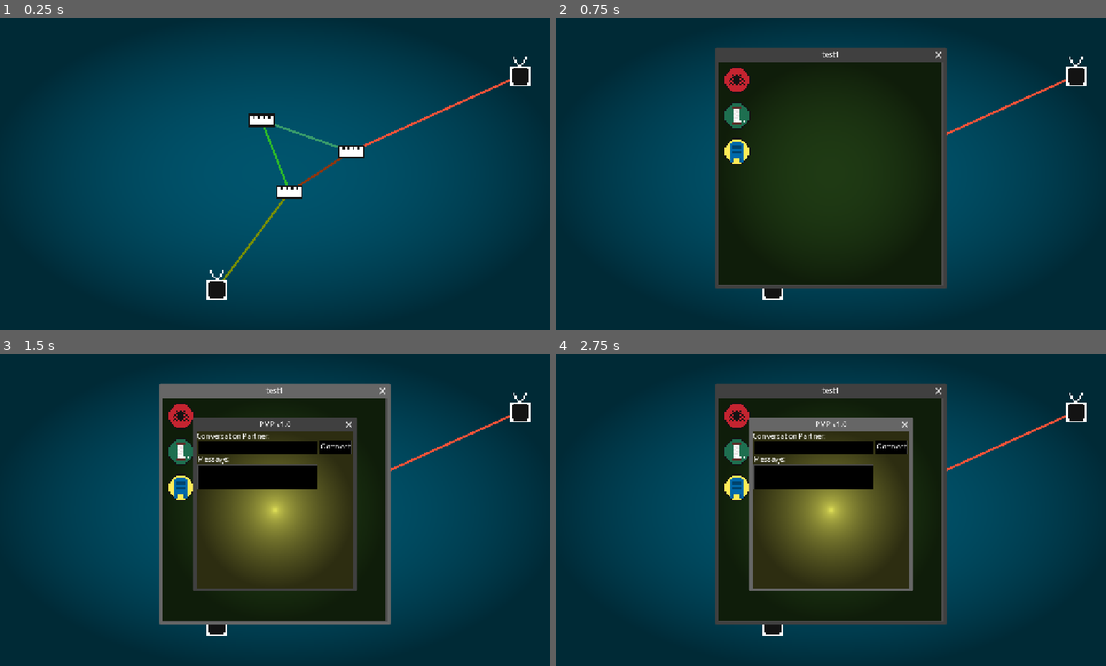
Above: before the commit, frames 1-4 (two rows, left to right).
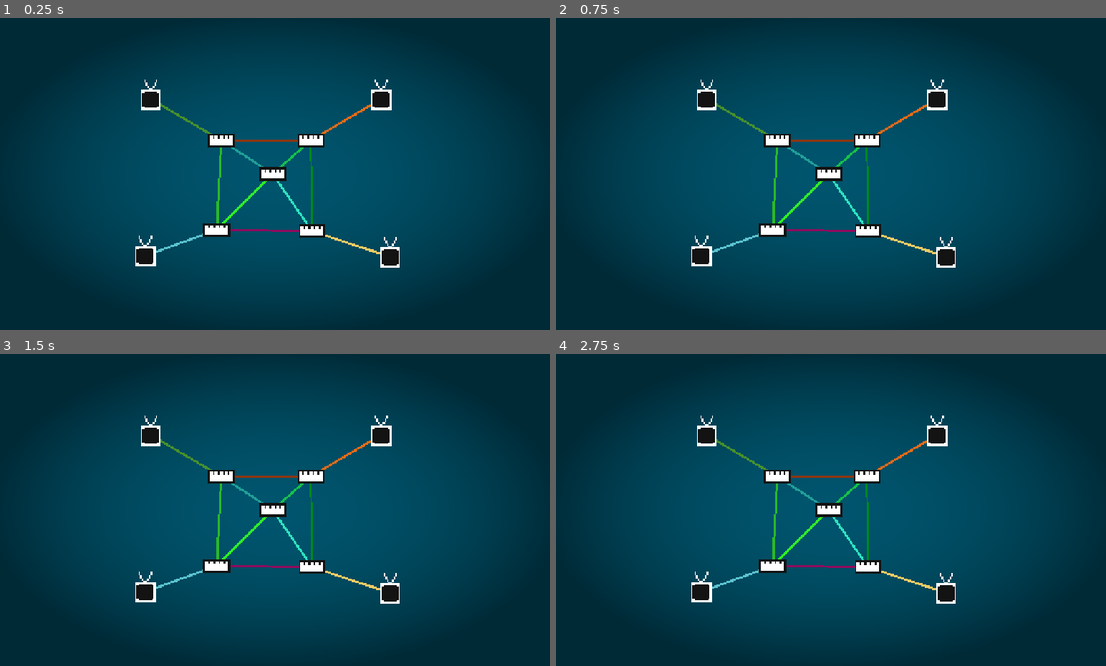
Above: after the commit, the same moments.

Repository: Storessss/alternate-universe-internet
Game: Godot game, scene res://scenes/main/knowledge_web.tscn
The game is run twice, just before and just after one commit, with the same random seed, the same clock (stepped at 60 frames per second) and the same inputs.
Inputs (mouse positions are in pixels of both pictures, inside the frame that each line leads up to):
- Up to frame 1 (0.25 s): no input
- Up to frame 2 (0.75 s): click (770, 283) at 0.52 s
- Up to frame 3 (1.5 s): click (181, 488) at 1.27 s
- Up to frame 4 (2.75 s): click (737, 416) at 2.02 s

The runs differ from the first frame. In frame 1, 4.6% of the frame differs, in the area x 24-97%, y 12-91%; in frame 2, 34%, in the area x 24-97%, y 9-91%; in frame 3, 33%; in frame 4, 33%.

Commit message:
Functioning connectors

Diff:
--- a/scenes/components/Component.gd
+++ b/scenes/components/Component.gd
@@ -28,8 +28,9 @@
 		get_tree().current_scene.call_deferred("add_child", wire)
 
 func send_message(protocol: String, destination_label: String, message: String, \
-source_label: String):
-	message = protocol + "/" + destination_label + "/" + message + "/" + source_label
+source_label: String, ps: String = ""):
+	message = protocol + "/" + destination_label + "/" + message + "/" + source_label \
+	+ "/" + ps
 	var time: String = Time.get_time_string_from_system()
 	var next_door_neighbor: Component = get_neighbor_by_label(destination_label)
 	if next_door_neighbor:
@@ -37,7 +38,7 @@
 		for i in range(message.length()):
 			var letter: Letter = letter_scene.instantiate()
 			letter.character = message[i]
-			letter.conversation_id = source_label + "/" + protocol + "/" + time
+			letter.conversation_id = source_label + ":" + protocol + ":" + time
 			letter.direction = direction
 			letter.global_position = global_position
 			letter.sender = self
@@ -58,10 +59,10 @@
 	else:
 		message_connections[conversation_id] = character
 	if finished:
-		process_message(message_connections[conversation_id].split("/"), conversation_id)
+		process_message(message_connections[conversation_id].split("/", true, 4))
 		message_connections.erase(conversation_id)
 
-@abstract func process_message(paragraphs: PackedStringArray, conversation_id: String)
+@abstract func process_message(paragraphs: PackedStringArray)
 
 func get_neighbor_by_label(label: String) -> Component:
 	for neighbor in neighbors:
--- a/scenes/components/connector.gd
+++ b/scenes/components/connector.gd
@@ -1,13 +1,16 @@
 extends Component
 
-func process_message(paragraphs: PackedStringArray, conversation_id: String):
+var already_delivered_messages: Array[String]
+
+func process_message(paragraphs: PackedStringArray):
 	if paragraphs[0] == "LP":
-		print(paragraphs[2])
-		var nested_paragraphs: PackedStringArray = paragraphs[2].split("/")
-		var next_door_neighbor: Component = get_neighbor_by_label(nested_paragraphs[1])
-		if next_door_neighbor:
-			send_message(nested_paragraphs[0], nested_paragraphs[1], nested_paragraphs[2], nested_paragraphs[3])
-		else:
-			var connectors: Array[Component] = get_neighboring_connectors()
-			for connector in connectors:
-				send_message(paragraphs[0], paragraphs[1], paragraphs[2], paragraphs[3])
+		if paragraphs[2] not in already_delivered_messages:
+			already_delivered_messages.append(paragraphs[2])
+			var ps_paragraphs: PackedStringArray = paragraphs[4].split("/", true, 4)
+			var next_door_neighbor: Component = get_neighbor_by_label(ps_paragraphs[1])
+			if next_door_neighbor:
+				send_message(ps_paragraphs[0], ps_paragraphs[1], ps_paragraphs[2], ps_paragraphs[3])
+			else:
+				var connectors: Array[Component] = get_neighboring_connectors()
+				for connector in connectors:
+					send_message("LP", connector.label, paragraphs[2], label, paragraphs[4])
--- a/scenes/components/personal_informator.gd
+++ b/scenes/components/personal_informator.gd
@@ -4,7 +4,7 @@
 
 var desktop_interface_scene: PackedScene = preload("res://scenes/interfaces/desktop_interface.tscn")
 
-func process_message(paragraphs: PackedStringArray, conversation_id: String):
+func process_message(paragraphs: PackedStringArray):
 	if paragraphs[0] == "PMP":
 		register_pmp_message(paragraphs[3], paragraphs[2], paragraphs[3])
 
--- a/scenes/interfaces/pmp_interface.gd
+++ b/scenes/interfaces/pmp_interface.gd
@@ -29,10 +29,12 @@
 	if next_door_neighbor:
 		component.send_message("PMP", $ConversationPartnerField.text, $MessageField.text, component.label)
 	else:
+		var ps: String = "PMP" + "/" + $ConversationPartnerField.text \
+			+ "/" + $MessageField.text + "/" + component.label
 		var connectors: Array[Component] = component.get_neighboring_connectors()
 		for connector in connectors:
-			component.send_message("LP", connector.label, "PMP" + "/" + $ConversationPartnerField.text \
-			+ "/" + $MessageField.text + "/" + component.label, component.label)
+			component.send_message("LP", connector.label, component.label + ":" \
+			+ "PMP" + ":" + Time.get_time_string_from_system(), component.label, ps)
 	component.register_pmp_message($ConversationPartnerField.text, $MessageField.text, component.label)
 
 func _process(_delta: float) -> void:
--- a/scenes/main/knowledge_web.tscn
+++ b/scenes/main/knowledge_web.tscn
@@ -25,23 +25,46 @@
 zoom = Vector2(2.5, 2.5)
 
 [node name="PersonalInformator" parent="." node_paths=PackedStringArray("neighbors") instance=ExtResource("1_c2bog")]
-position = Vector2(-52, 103)
-label = "test1"
+position = Vector2(-111, -67)
+label = "pi1"
 neighbors = [NodePath("../Connector")]
 
+[node name="PersonalInformator2" parent="." node_paths=PackedStringArray("neighbors") instance=ExtResource("1_c2bog")]
+position = Vector2(95, -67)
+label = "pi2"
+neighbors = [NodePath("../Connector2")]
+
+[node name="PersonalInformator3" parent="." node_paths=PackedStringArray("neighbors") instance=ExtResource("1_c2bog")]
+position = Vector2(-116, 73)
+label = "pi3"
+neighbors = [NodePath("../Connector3")]
+
+[node name="PersonalInformator4" parent="." node_paths=PackedStringArray("neighbors") instance=ExtResource("1_c2bog")]
+position = Vector2(103, 74)
+label = "pi4"
+neighbors = [NodePath("../Connector4")]
+
 [node name="Connector" parent="." node_paths=PackedStringArray("neighbors") instance=ExtResource("3_e10fq")]
-position = Vector2(13, 16)
-neighbors = [NodePath("../PersonalInformator"), NodePath("../Connector2"), NodePath("../Connector3")]
+position = Vector2(-48, -30)
+label = "c1"
+neighbors = [NodePath("../Connector2"), NodePath("../Connector3"), NodePath("../Connector5"), NodePath("../PersonalInformator")]
 
 [node name="Connector2" parent="." node_paths=PackedStringArray("neighbors") instance=ExtResource("3_e10fq")]
-position = Vector2(68, -20)
-neighbors = [NodePath("../Connector"), NodePath("../PersonalInformator2"), NodePath("../Connector3")]
+position = Vector2(32, -30)
+label = "c2"
+neighbors = [NodePath("../Connector"), NodePath("../Connector4"), NodePath("../Connector5"), NodePath("../PersonalInformator2")]
 
 [node name="Connector3" parent="." node_paths=PackedStringArray("neighbors") instance=ExtResource("3_e10fq")]
-position = Vector2(-12, -48)
-neighbors = [NodePath("../Connector"), NodePath("../Connector2")]
+position = Vector2(-52, 50)
+label = "c3"
+neighbors = [NodePath("../Connector"), NodePath("../Connector4"), NodePath("../Connector5"), NodePath("../PersonalInformator3")]
 
-[node name="PersonalInformator2" parent="." node_paths=PackedStringArray("neighbors") instance=ExtResource("1_c2bog")]
-position = Vector2(219, -88)
-label = "test2"
-neighbors = [NodePath("../Connector2")]
+[node name="Connector4" parent="." node_paths=PackedStringArray("neighbors") instance=ExtResource("3_e10fq")]
+position = Vector2(33, 51)
+label = "c4"
+neighbors = [NodePath("../Connector2"), NodePath("../Connector3"), NodePath("../Connector5"), NodePath("../PersonalInformator4")]
+
+[node name="Connector5" parent="." node_paths=PackedStringArray("neighbors") instance=ExtResource("3_e10fq")]
+position = Vector2(-2, 0)
+label = "c5"
+neighbors = [NodePath("../Connector"), NodePath("../Connector2"), NodePath("../Connector3"), NodePath("../Connector4")]
--- a/singletons/global_variables.gd
+++ b/singletons/global_variables.gd
@@ -1,4 +1,4 @@
 extends Node
 
-var letter_speed: int = 150
-var letter_delay: float = 0.15
+var letter_speed: int = 450
+var letter_delay: float = 0.05
